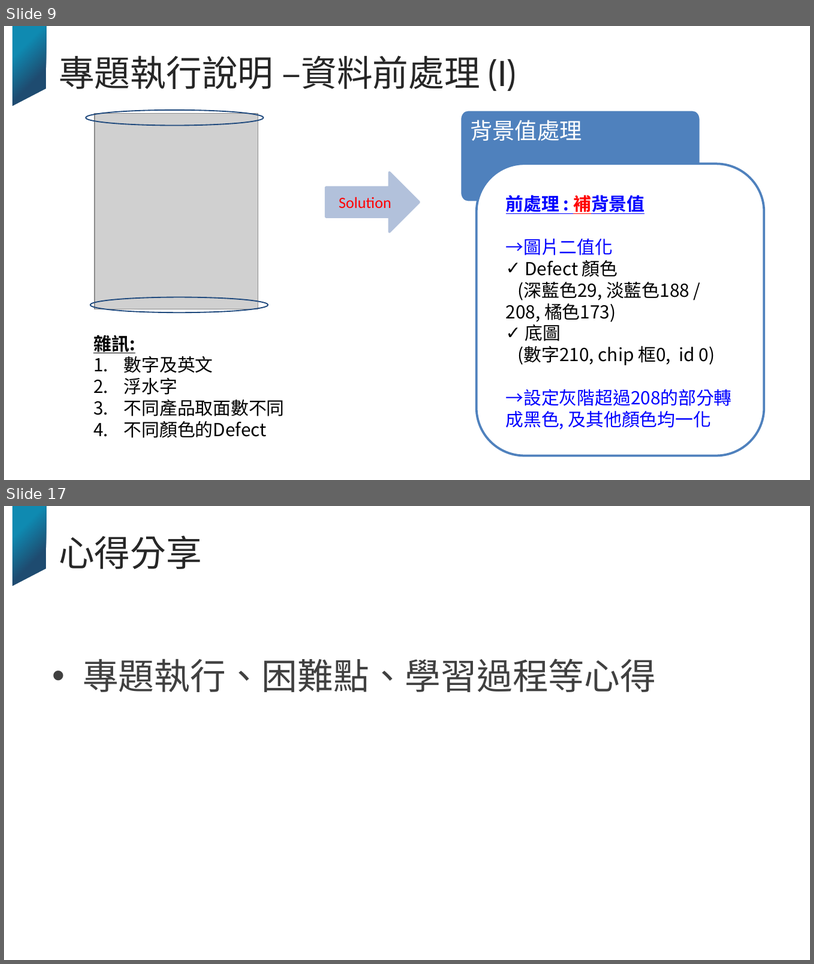
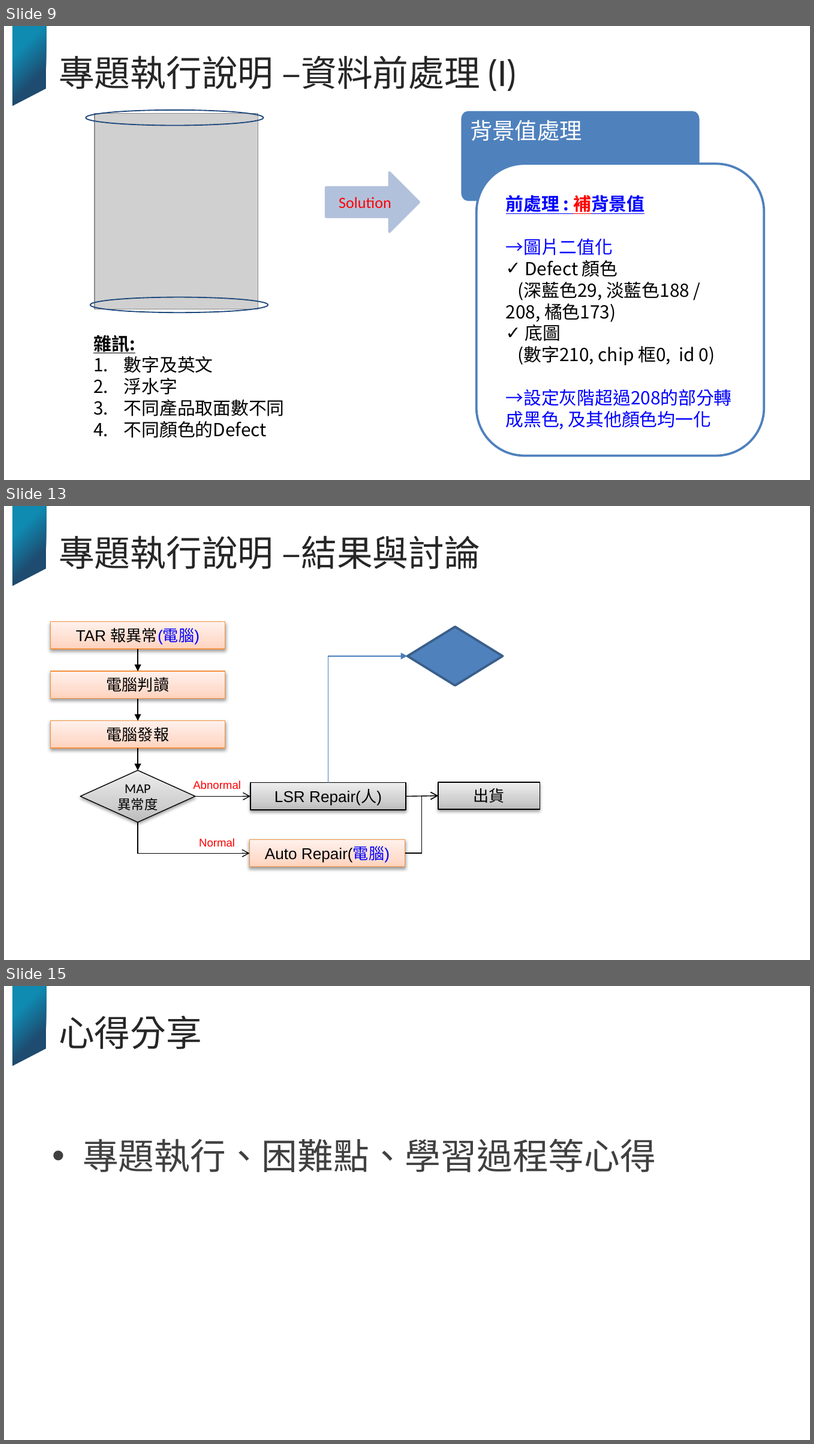
Before and after one commit to JoyLiii/temp, a slide deck: 學以致用_tarmap判讀與預警.pptx. Shown one above the other, each under a label of ours: slides 9 and 17 before the commit, slides 9, 13 and 15 after it; the slides between them are not shown. The pictures are 814x964 and 814x1444 pixels, drawn with LibreOffice and Linux fonts; fonts in the diff are those of the drawing; grey boxes stand for pictures; background and template pictures are left out. Boxes give left, top, right and bottom in pixels: in the first picture for what was removed or moved away, otherwise in the second. Text is boxed around its words. In the diff, an @@ line names an element or a change of style, - is before the commit and + after.

```diff
--- a/學以致用_tarmap判讀與預警.pptx
+++ b/學以致用_tarmap判讀與預警.pptx
@@ slide 13 added at [4, 506, 810, 960], background #FFFFFF; not listed: 1 template element that a slide beside it also shows @@
@@ title added at [59, 535, 480, 569], 32 pt, text #262626 @@
+專題執行說明 –結果與討論
@@ rectangle added at [51, 621, 226, 649], fill gradient #FFD2BD to #FFDED0 to #FFF2ED, outline #F69240 0.75 pt, 14 pt, text #000000 @@
+TAR 報異常(電腦)
@@ diamond added at [408, 627, 503, 686], fill #4F81BD, outline #3A5F8C 2 pt @@
@@ arrow added from (138, 649) to (138, 672), #000000 0.75 pt @@
@@ elbow arrow added from (328, 783) to (408, 656), #4B7EBC 0.75 pt @@
@@ rectangle added at [51, 672, 226, 699], fill gradient #FFD2BD to #FFDED0 to #FFF2ED, outline #F69240 0.75 pt, 14 pt, text #000000 @@
+電腦判讀
@@ arrow added from (138, 699) to (138, 721), #000000 0.75 pt @@
@@ rectangle added at [51, 721, 226, 748], fill gradient #FFD2BD to #FFDED0 to #FFF2ED, outline #F69240 0.75 pt, 14 pt, text #000000 @@
+電腦發報
@@ arrow added from (138, 748) to (138, 771), #000000 0.75 pt @@
@@ diamond added at [81, 771, 196, 822], fill gradient #BDBDBD to #D1D1D1 to #EEEEEE, outline #000000 0.75 pt, 12 pt, text #000000 @@
+MAP
+異常度
@@ text added at [193, 780, 241, 789], 10 pt, text #FF0000 @@
+Abnormal
@@ rectangle added at [251, 783, 407, 810], fill gradient #BDBDBD to #D1D1D1 to #EEEEEE, outline #000000 0.75 pt, 14 pt, text #000000 @@
+LSR Repair(人)
@@ rectangle added at [438, 782, 540, 809], fill gradient #BDBDBD to #D1D1D1 to #EEEEEE, outline #000000 0.75 pt, 14 pt, text #000000 @@
+出貨
@@ arrow added from (195, 796) to (251, 796), #000000 0.75 pt @@
@@ elbow arrow added from (405, 853) to (438, 795), #000000 0.75 pt @@
@@ arrow added from (407, 796) to (438, 795), #000000 0.75 pt @@
@@ elbow arrow added from (138, 822) to (250, 853), #000000 0.75 pt @@
@@ text added at [199, 838, 235, 847], 10 pt, text #FF0000 @@
+Normal
@@ rectangle added at [250, 839, 405, 867], fill gradient #FFD2BD to #FFDED0 to #FFF2ED, outline #F69240 0.75 pt, 14 pt, text #000000 @@
+Auto Repair(電腦)
@@ what was slide 17 is now slide 15 @@
```
Also in this commit, not shown: 7 slides changed, 5 other slides added, 6 slides removed.
